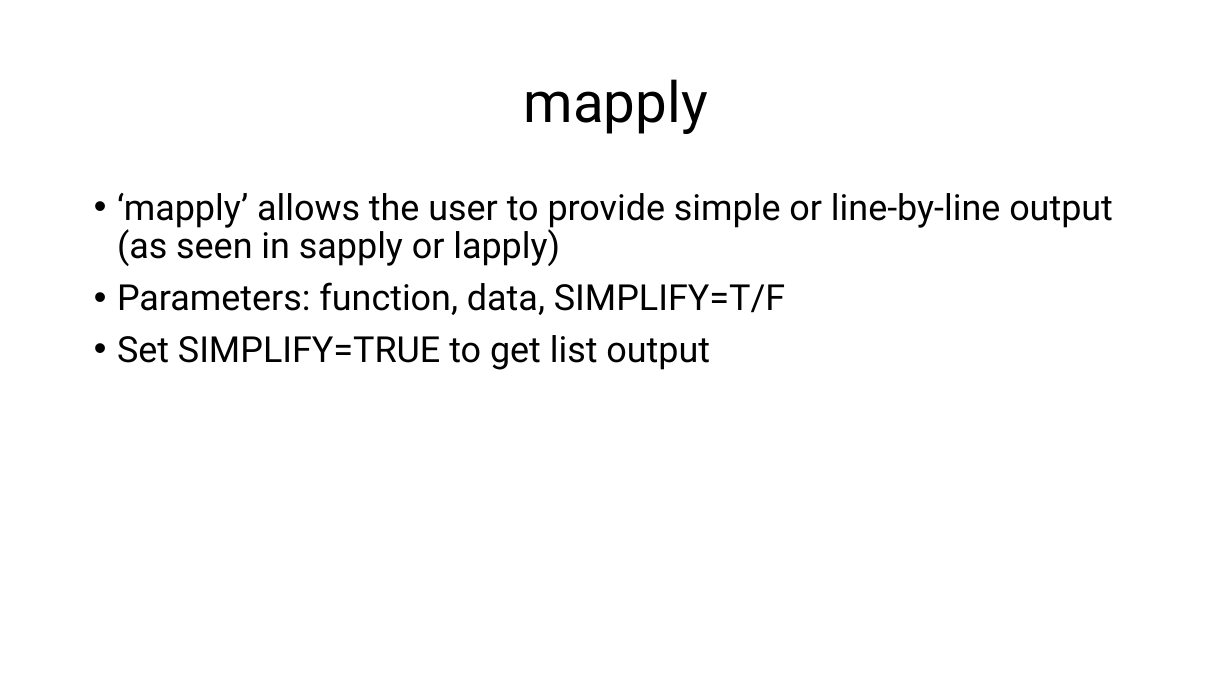
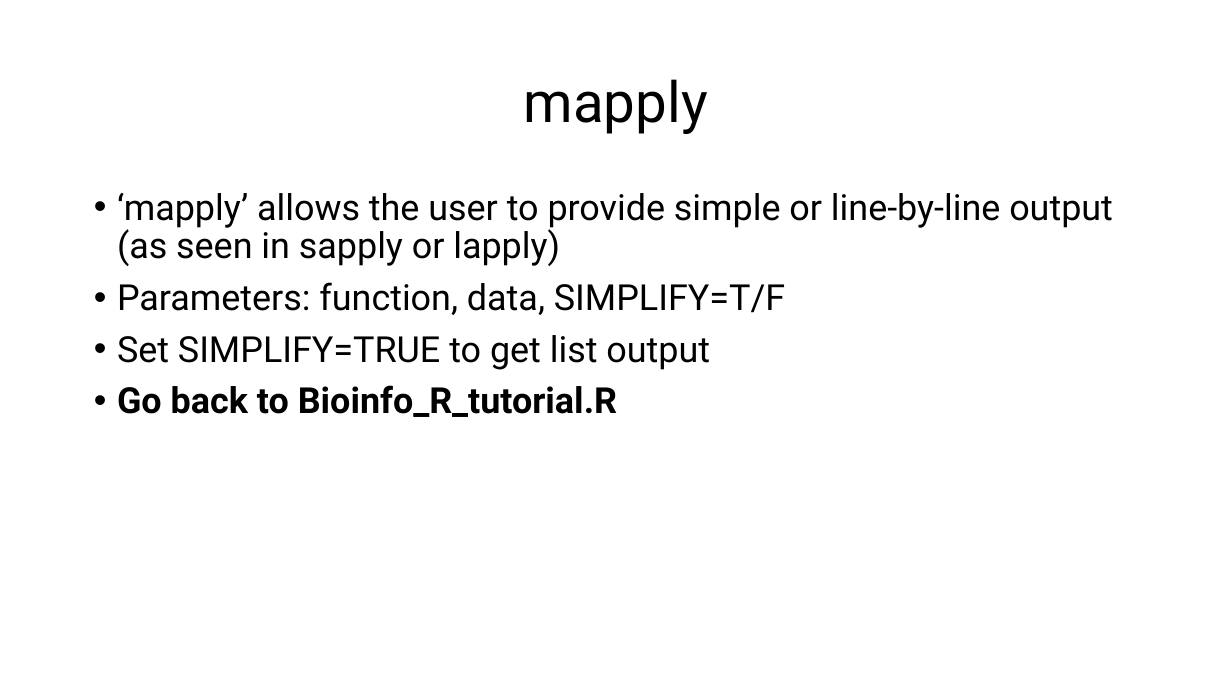
Before and after one commit to csmatyi/crs2025, a slide deck: slide 13 of CRS2025_R_workshop.pptx. Drawn at 1232x693 pixels with LibreOffice and Linux fonts; fonts in the diff are those of the drawing. Boxes give left, top, right and bottom in pixels: in the first picture for what was removed or moved away, otherwise in the second. Text is boxed around its words. In the diff, an @@ line names an element or a change of style, - is before the commit and + after.

```diff
--- a/CRS2025_R_workshop.pptx
+++ b/CRS2025_R_workshop.pptx
@@ text at (117,385,617,417): paragraph added @@
+• Go back to Bioinfo_R_tutorial.R
```
Also in this commit, not shown: 6 other slides changed, 2 other files.
